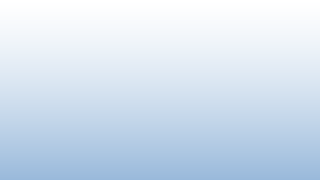
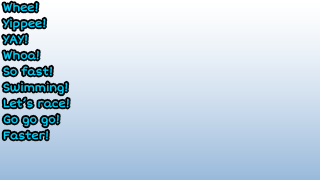
The second 320 x 180 image is a revision of the first. Changes to its layers:
added layer "Whee! Yippee! YAY! Whoa! So fast! Swimming! Let’s race! Go go g" above "Layer 1" over [3, 2, 69, 140]
